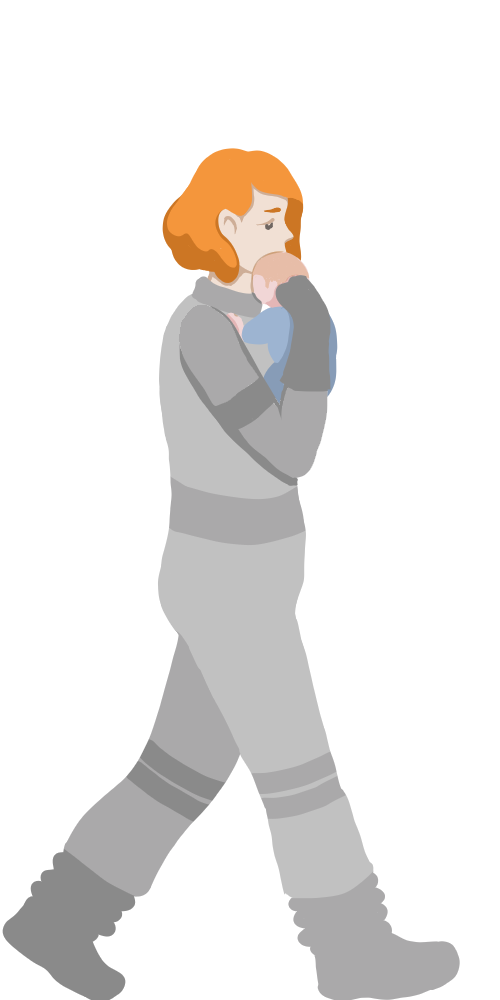
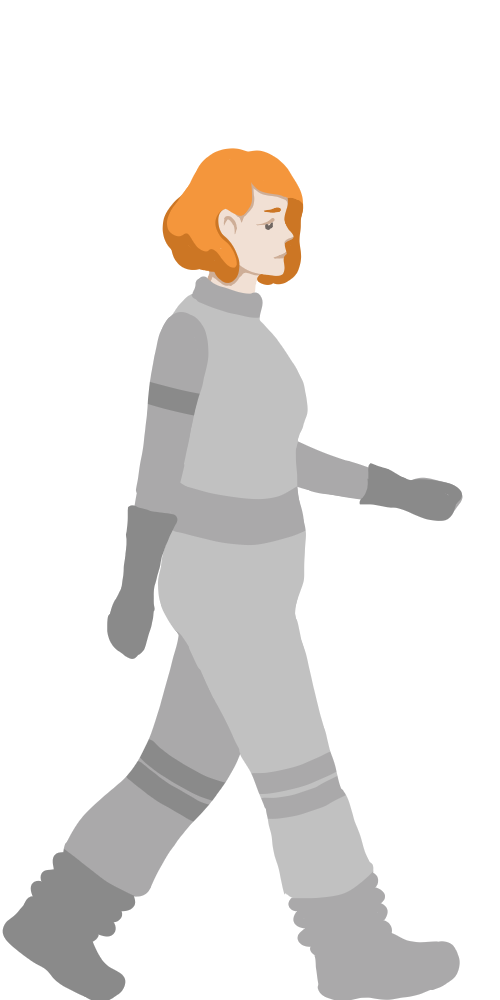
Layers edited between the first and the second 500×1000 image:
added layer "Layer 10" above "reka trzyma dziecko" over [107, 262, 256, 659]
hid "reka trzyma dziecko" over [107, 251, 463, 659]
hid "dziecko" over [192, 251, 338, 448]
added layer "Layer 11" above "Layer 7" over [123, 384, 463, 576]
painted on "Layer 7" over [149, 251, 320, 384]
